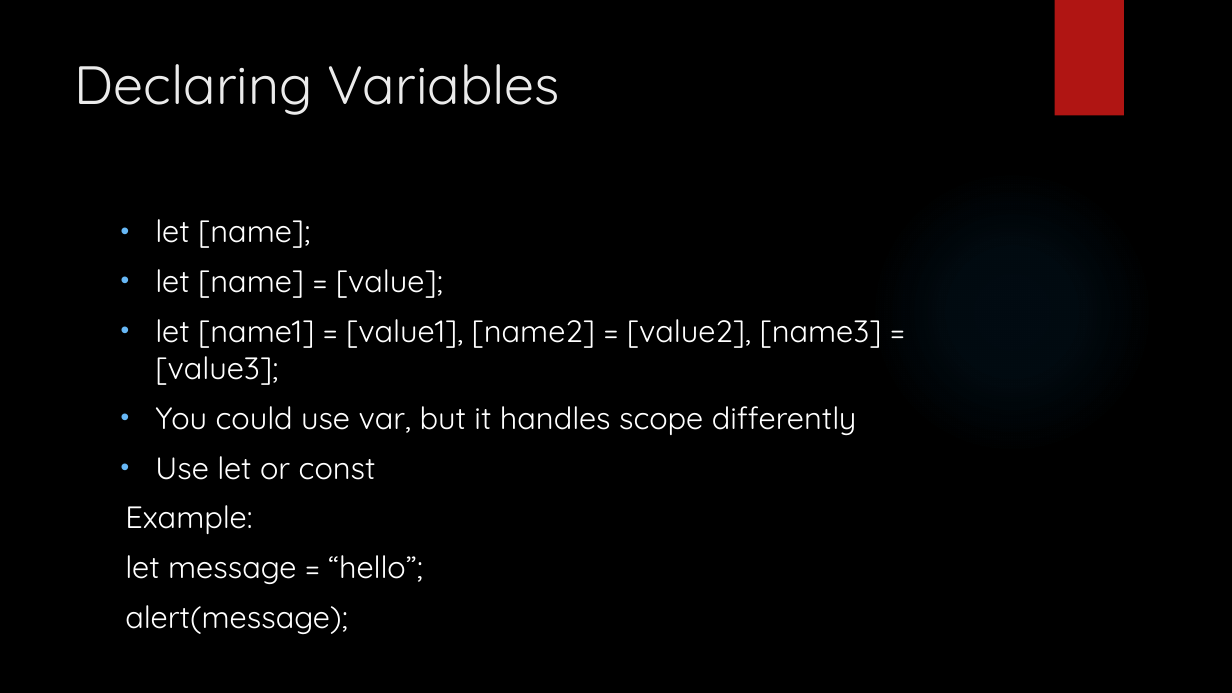
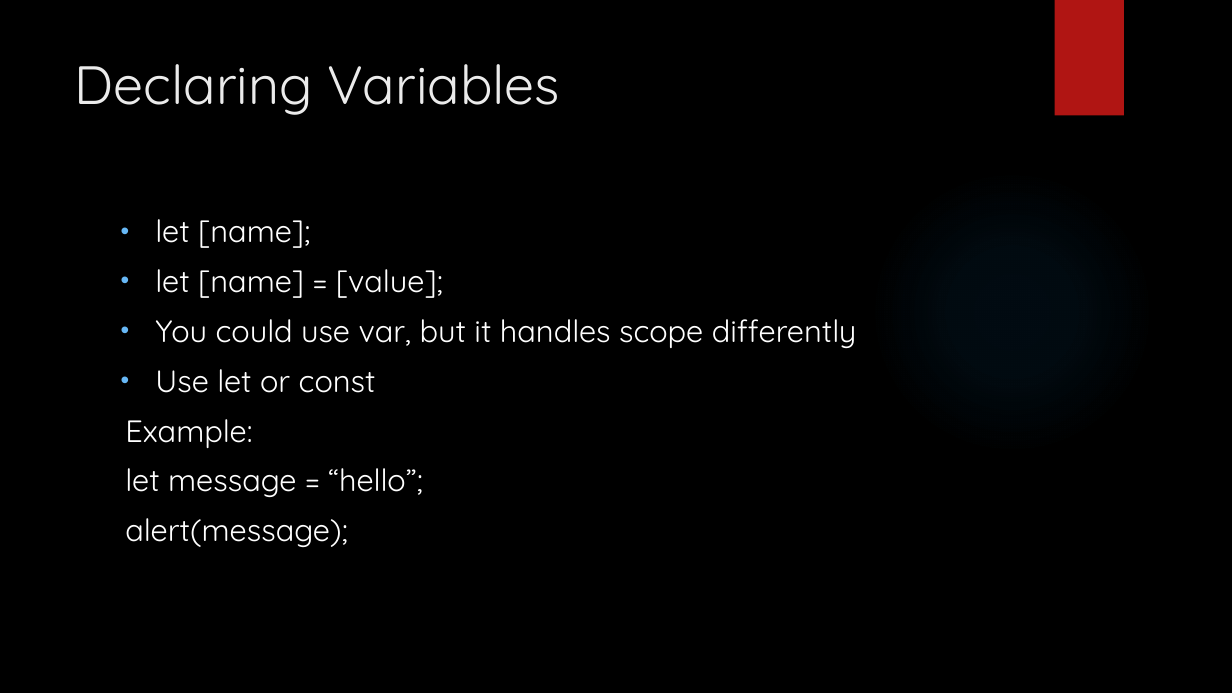
Before and after one commit to LogolsLLC/Logols-May2018, a slide deck: slide 5 of Slides/06_JavaScriptTypescript_TrainingPlan.pptx. Drawn at 1232x693 pixels with LibreOffice and Linux fonts; fonts in the diff are those of the drawing; background and template pictures are left out. Boxes give left, top, right and bottom in pixels: in the first picture for what was removed or moved away, otherwise in the second. Text is boxed around its words. In the diff, an @@ line names an element or a change of style, - is before the commit and + after.

```diff
--- a/Slides/06_JavaScriptTypescript_TrainingPlan.pptx
+++ b/Slides/06_JavaScriptTypescript_TrainingPlan.pptx
@@ text at bbox=[155, 319, 882, 385]: paragraph removed @@
-• let [name1] = [value1], [name2] = [value2], [name3] = [value3];
```
Also in this commit, not shown: 6 other slides changed, 9 other files.
